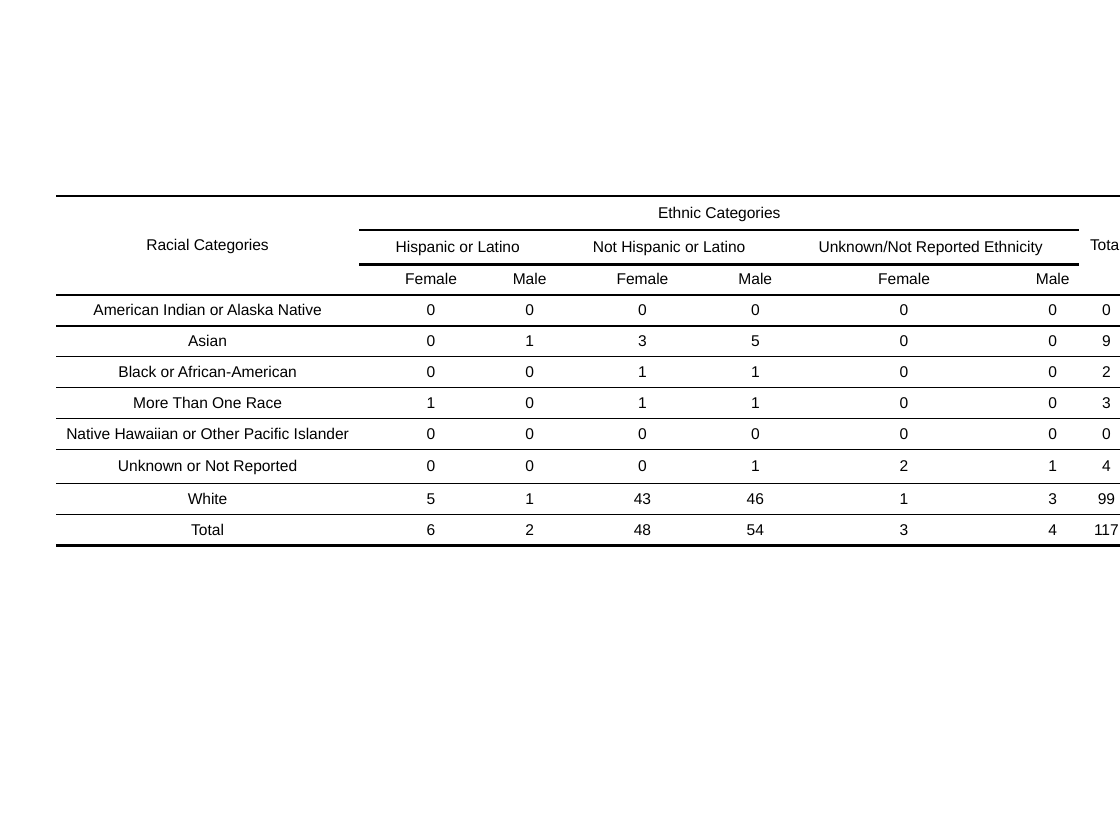
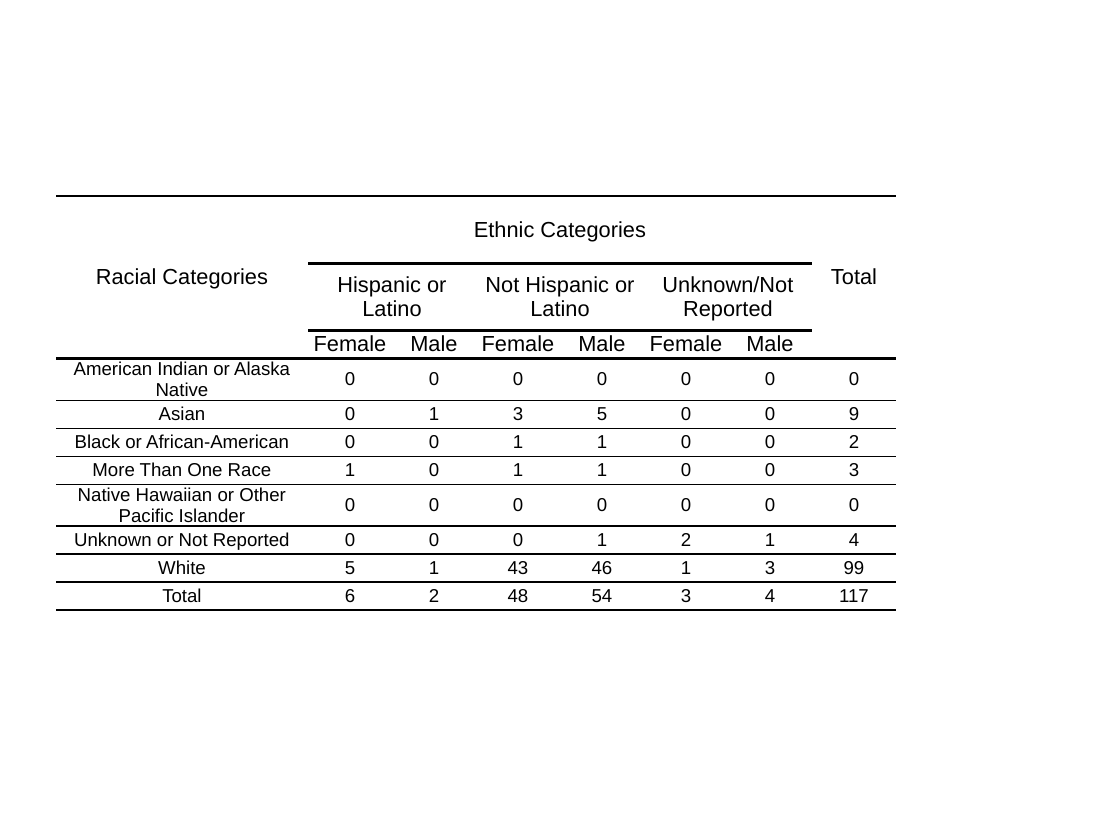
Before and after one commit to higgi13425/nih_enrollment_table, a slide deck: slide 1 of ppt_slide.pptx. Drawn at 1120x840 pixels with LibreOffice and Linux fonts; fonts in the diff are those of the drawing. Boxes give left, top, right and bottom in pixels: in the first picture for what was removed or moved away, otherwise in the second. Text is boxed around its words. In the diff, an @@ line names an element or a change of style, - is before the commit and + after.

Commit message:
updated ppt slide and word doc, column width

```diff
--- a/ppt_slide.pptx
+++ b/ppt_slide.pptx
@@ table at (56,196,896,750) @@
-row 2, column 6: Unknown/Not Reported Ethnicity
+row 2, column 6: Unknown/Not Reported
@@ size 10 to 14 pt in "Racial Categories", "Ethnic Categories", "Total", "Hispanic or Latino" and 7 more places @@
@@ size 10 to 12 pt in "American Indian or Alaska Native", "0", "0", "0" and 60 more places @@
@@ table: place and size @@
-table at (56,196,1120,750)
+table at (56,196,896,750)
```
Also in this commit, not shown: 2 other files.
